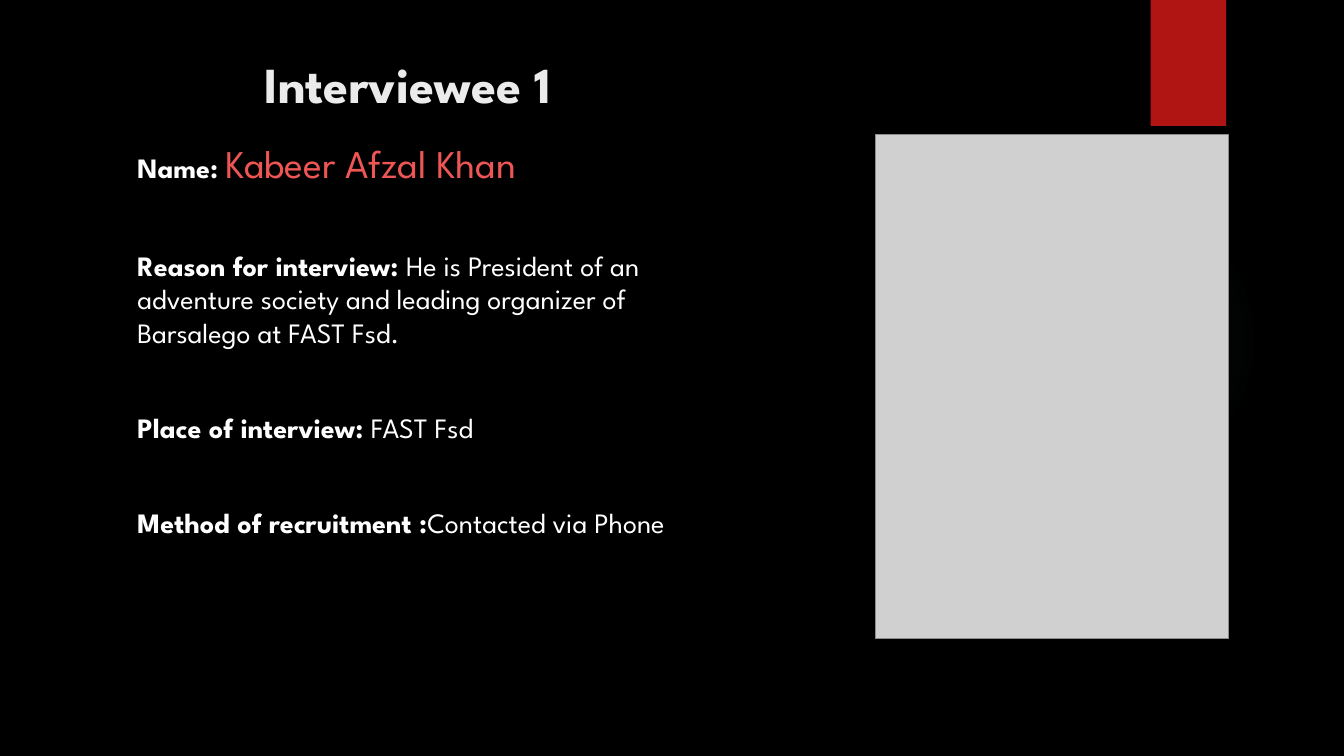
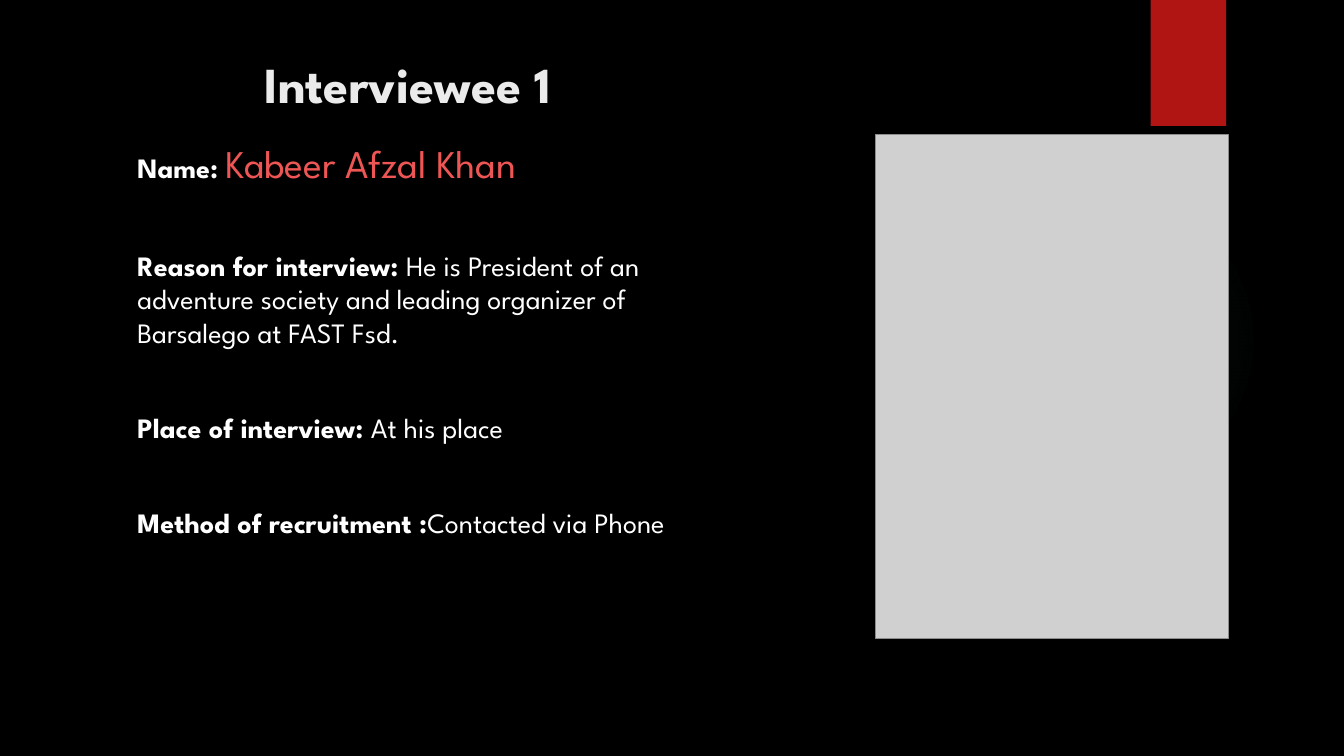
Before and after one commit to ahmer092/Evelander, a slide deck: slide 4 of HCI Project Task 2.pptx (slide 3 before the commit). Drawn at 1344x756 pixels with LibreOffice and Linux fonts; fonts in the diff are those of the drawing; grey boxes stand for pictures; background and template pictures are left out. Boxes give left, top, right and bottom in pixels: in the first picture for what was removed or moved away, otherwise in the second. Text is boxed around its words. In the diff, an @@ line names an element or a change of style, - is before the commit and + after.

```diff
--- a/HCI Project Task 2.pptx
+++ b/HCI Project Task 2.pptx
@@ text at <box>137,418,503,444</box>: text changed @@
-Place of interview: FAST Fsd
+Place of interview: At his place
```
Also in this commit, not shown: 2 other slides changed, 1 slide added.
